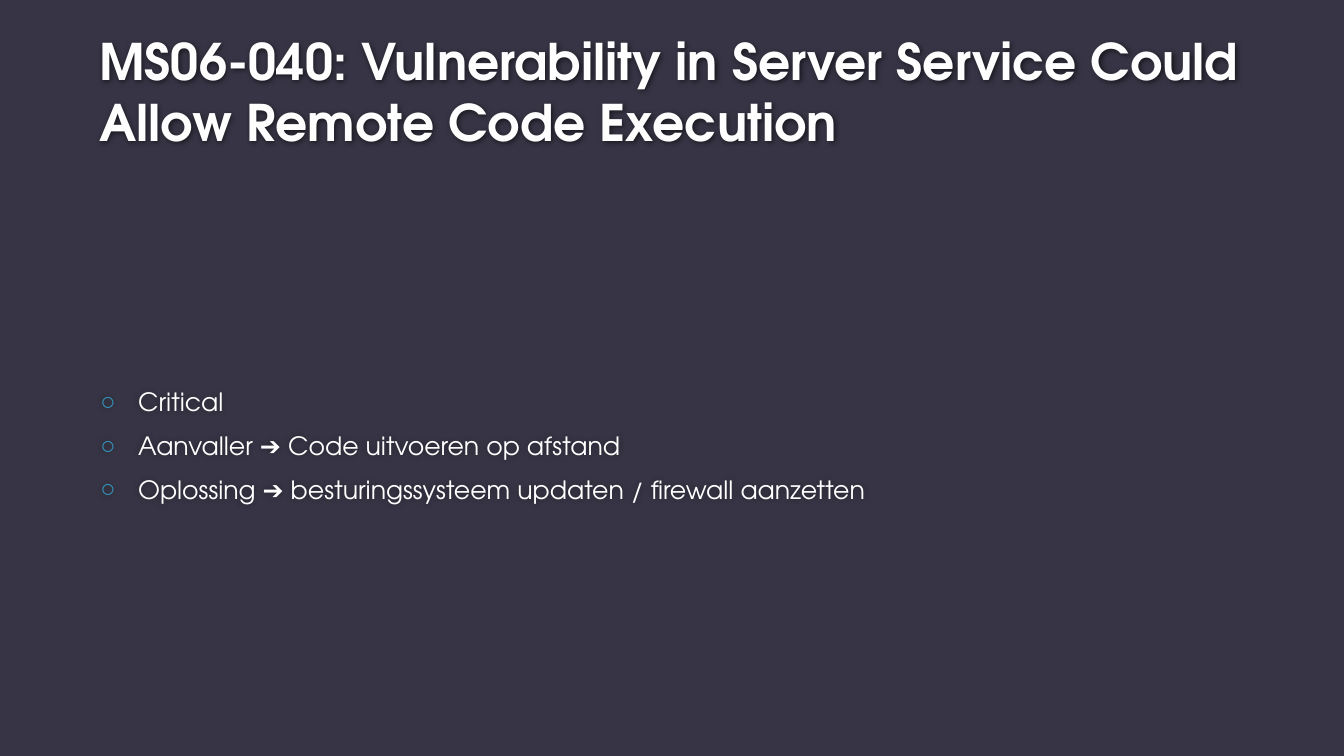
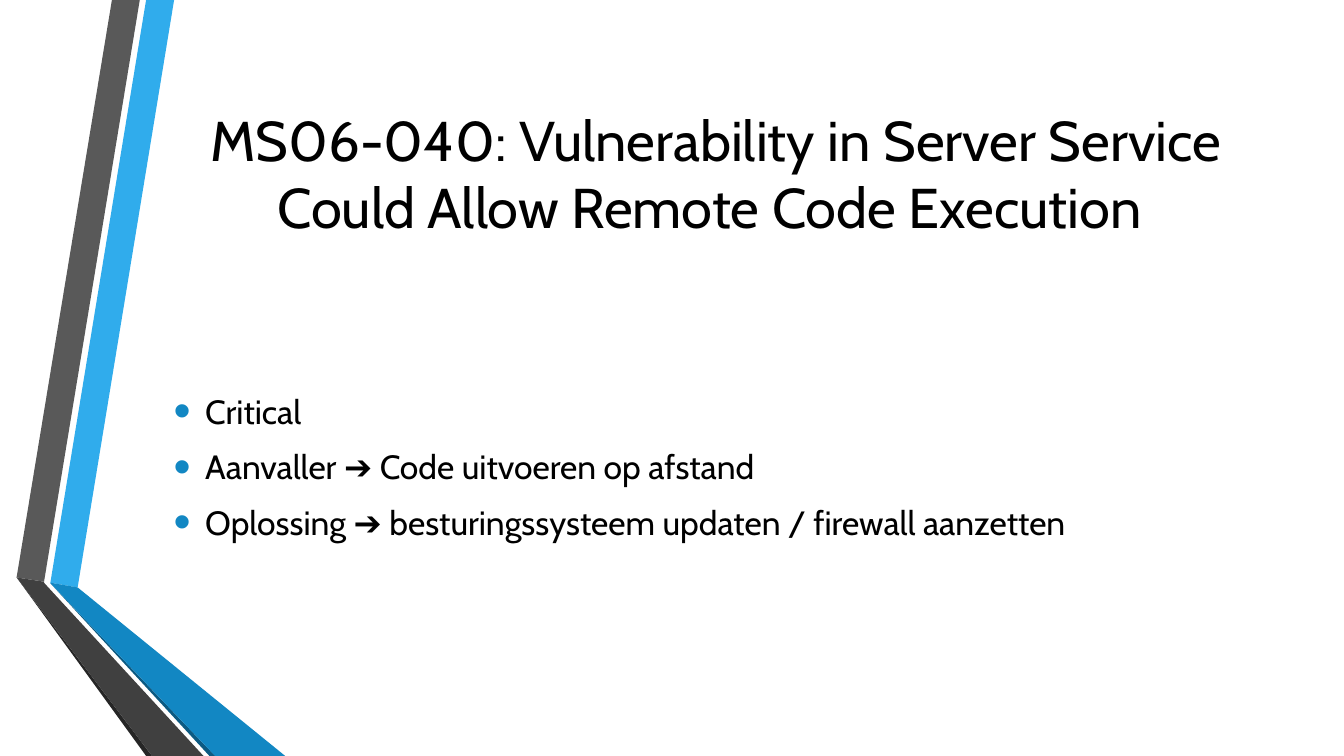
Before and after one commit to Bramelvix/Basic-Security, a slide deck: slide 6 of Opdracht BasicSecurity Systems&Networks aspect/presentatieBS.pptx. Drawn at 1344x756 pixels with LibreOffice and Linux fonts; fonts in the diff are those of the drawing; background and template pictures are left out. Boxes give left, top, right and bottom in pixels: in the first picture for what was removed or moved away, otherwise in the second. Text is boxed around its words. In the diff, an @@ line names an element or a change of style, - is before the commit and + after.

```diff
--- a/Opdracht BasicSecurity Systems&Networks aspect/presentatieBS.pptx
+++ b/Opdracht BasicSecurity Systems&Networks aspect/presentatieBS.pptx
@@ background #373545 to picture (left out) @@
@@ title "MS06-040: Vulnerability in Server Service ..." moved from (x1=99, y1=41, x2=1238, y2=142) to (x1=210, y1=119, x2=1221, y2=229) @@
@@ title "MS06-040: Vulnerability in Server Service ..." at (x1=210, y1=119, x2=1221, y2=229): size 36 to 40 pt, font TeX Gyre Adventor to Cabin, text colour #FEFEFE to #000000, bold off; alignment left to centre; vertical alignment bottom to middle @@
@@ text "Critical" moved from (x1=138, y1=392, x2=865, y2=505) to (x1=205, y1=398, x2=1065, y2=543) @@
@@ text "Critical" at (x1=205, y1=398, x2=1065, y2=543): size 18 to 24 pt, font TeX Gyre Adventor to Cabin, text colour #FFFFFF to #000000; bullet ○ to •; more space between paragraphs; bullet colour #3494BA to #1287C3 @@
@@ group added at (x1=16, y1=0, x2=285, y2=756): 6 freeform shapes @@
```
Also in this commit, not shown: 18 other slides changed, 7 other files.
